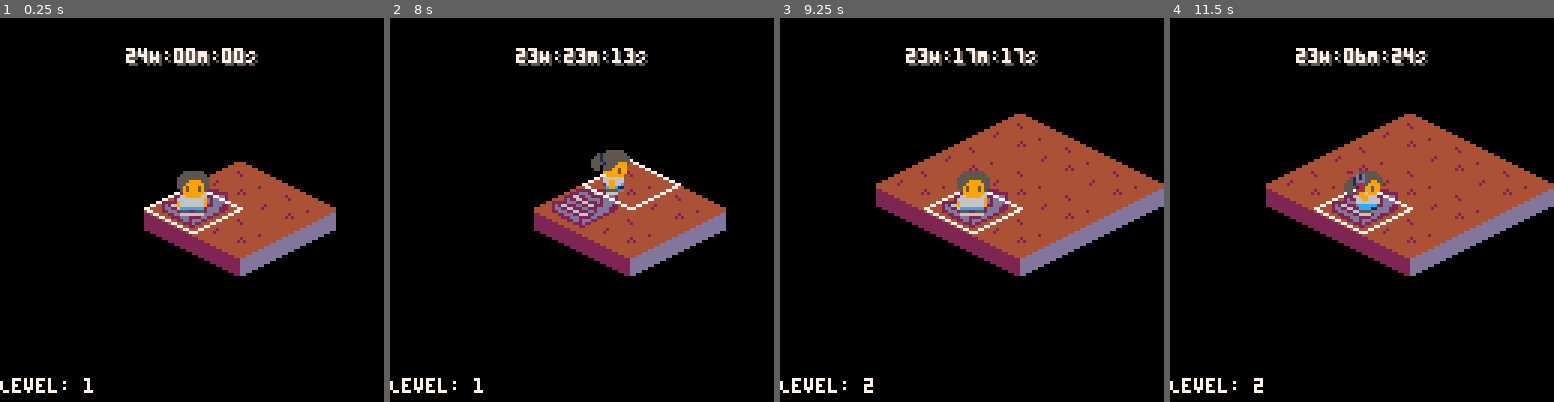
Above: before the commit, frames 1-4 (left to right).
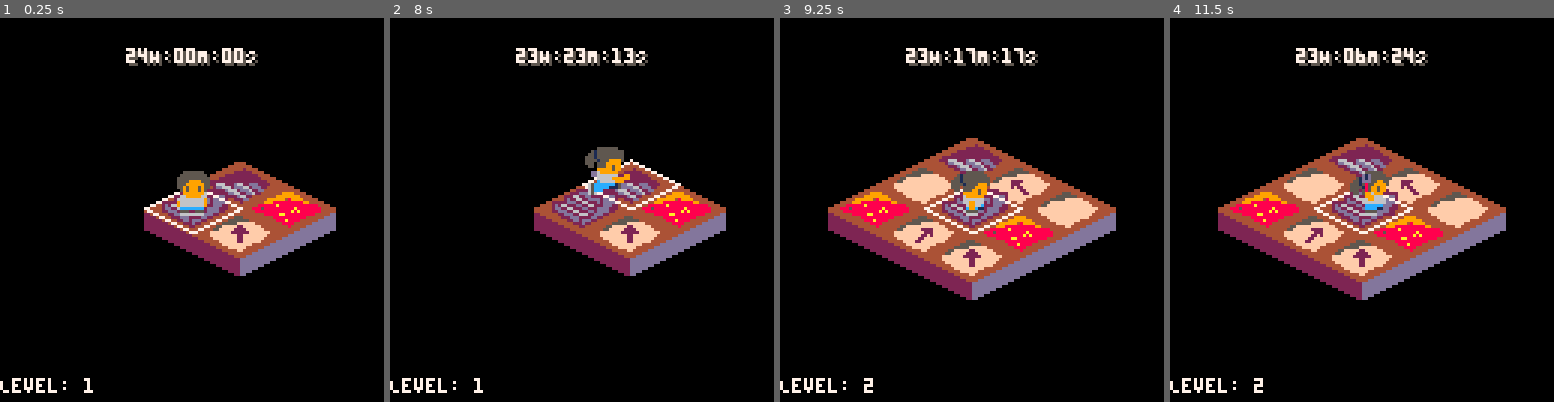
Above: after the commit, the same moments.

Repository: scottnm/collards.p8
Game: PICO-8 cartridge collards.p8
The game is run twice, just before and just after one commit, with the same random seed, the same clock (stepped at 60 frames per second) and the same inputs.
Inputs:
- Up to frame 1 (0.25 s): no input
- Up to frame 2 (8 s): tap X (X key) at 0.33, 1.07, 1.85, 2.97, 4.08, 5.2, 6.32, 7.43 s; tap O (Z key) at 0.7, 1.7, 2.1, 2.5, 2.9, 3.3, 3.7, 4.1, 4.5, 4.9, 5.3, 5.7, 6.1, 6.5, 6.9, 7.3, 7.7 s; hold Right 1.6-2.1 s; hold Up 2.15-2.42 s; hold Right 2.47-3.03 s; hold Left 3.08-3.58 s; hold Down 3.63-3.97 s; hold Right 4.02-4.68 s; hold Up 4.73-5.03 s; hold Left 5.08-5.68 s; hold Down 5.73-6.03 s; hold Right 6.08-6.58 s; hold Right 6.63-7.13 s; hold Up 7.18-7.45 s; hold Right from 7.5 s (still down)
- Up to frame 3 (9.25 s): release Right at 8.07 s; tap O (Z key) at 8.1, 8.5, 8.9 s; hold Left 8.12-8.62 s; tap X (X key) at 8.55 s; hold Down 8.67-9 s; hold Right from 9.05 s (still down)
- Up to frame 4 (11.5 s): tap O (Z key) every 0.4 s from 9.3 to 11.3 s; tap X (X key) at 9.67, 10.78 s; release Right at 9.72 s; hold Up 9.77-10.07 s; hold Left 10.12-10.72 s; hold Down 10.77-11.07 s; hold Right from 11.12 s (still down)

The runs differ from the first frame. In frame 1, 2.5% of the frame differs, in the area x 54-84%, y 39-61%; in frame 2, 3.1%; in frame 3, 17%; in frame 4, 17%, in the area x 12-100%, y 25-74%.

Commit message:
basic bomb tile generation

Diff:
--- a/main.lua
+++ b/main.lua
@@ -6,6 +6,7 @@
     Finish = 3,
     Trap = 4,
     Fall = 5,
+    BombItem = 6,
 }
 
 HintArrow = {
@@ -378,26 +379,85 @@
         -- the first level has map size 2
         -- the largest map is size MAX_TILE_LINE()
         local map_size_for_level = min((i + 1), MAX_TILE_LINE())
-        add(maps, generate_level(i, map_size_for_level))
+        add(maps, generate_empty_level(i, map_size_for_level))
+    end
+
+    -- generate the trap cells in each map
+    -- On each map, %30 of the tiles rounded down have traps
+    for map in all(maps) do
+        local trap_cell_cnt = flr(map.iso_width * map.iso_width * 0.30)
+        local trap_cells = select_random_empty_tiles({map}, trap_cell_cnt)
+        for trap_cell in all(trap_cells) do
+            map.isocells[trap_cell.idx].tile = make_tile(false, TileType.Trap)
+        end
+    end
+
+    -- generate the bomb item cells
+    -- There are a total of 10 bombs across the whole game
+    local bomb_cell_cnt = 10
+    local bomb_cells = select_random_empty_tiles(maps, bomb_cell_cnt)
+    for bomb_cell in all(bomb_cells) do
+        bomb_cell.map.isocells[bomb_cell.idx].tile = make_tile(false, TileType.BombItem)
+    end
+
+    -- Place the start and end tile on each map
+    for map in all(maps) do
+        -- set the start cell on this map.
+        map.player_start_iso_idx = select_random_empty_tile_idx_from_map(map)
+        map.isocells[map.player_start_iso_idx].tile = make_tile(true, TileType.Start)
+
+        -- set the finish cell on this map.
+        map.finish_cell_idx = select_random_empty_tile_idx_from_map(map)
+        map.isocells[map.finish_cell_idx].tile = make_tile(false, TileType.Finish)
+    end
+
+    -- Lastly, now that all interesting cells have been placed, fill in the remaining empty
+    -- cells with hint arrows
+    for map in all(maps) do
+        local iso_finish_cell_pos = map.isocells[map.finish_cell_idx].pos
+        for cell in all(map.isocells) do
+            if cell.tile.type == TileType.Empty then
+                local dir_vector = sub_vec2(iso_finish_cell_pos, cell.pos)
+                local unit_circle_ratio = atan2(dir_vector.x, -1 * dir_vector.y)
+                local angle_to_finish_point_deg = unit_circle_ratio * 360
+
+                local hint_arrow = nil
+                if     angle_to_finish_point_deg <  22.5 then
+                    hint_arrow = HintArrow.Right
+                elseif angle_to_finish_point_deg <  67.5 then
+                    hint_arrow = HintArrow.DownRight
+                elseif angle_to_finish_point_deg < 112.5 then
+                    hint_arrow = HintArrow.Down
+                elseif angle_to_finish_point_deg < 157.5 then
+                    hint_arrow = HintArrow.DownLeft
+                elseif angle_to_finish_point_deg < 202.5 then
+                    hint_arrow = HintArrow.Left
+                elseif angle_to_finish_point_deg < 247.5 then
+                    hint_arrow = HintArrow.UpLeft
+                elseif angle_to_finish_point_deg < 292.5 then
+                    hint_arrow = HintArrow.Up
+                elseif angle_to_finish_point_deg < 337.5 then
+                    hint_arrow = HintArrow.UpRight
+                else
+                    hint_arrow = HintArrow.Right
+                end
+
+                cell.tile.hint = hint_arrow
+            end
+        end
+    end
+
+    -- uncomment this to make all tiles visible at start
+    for map in all(maps) do
+        for cell in all(map.isocells) do
+            cell.tile.visible = true
+        end
     end
 
     return maps
 end
 
-function move_to_level(next_level)
-    -- update the current map
-    g_map = g_maps[next_level]
-
-    -- place the player on the center of the iso tile
-    g_player.pos = copy_pos(g_map.isocells[g_map.player_start_iso_idx].pos)
-    -- place the camera on top of the player
-    g_camera_player_offset = get_centered_camera_on_player(g_player)
-
-    -- reset the player's animation
-    update_anim(g_player, g_anims.IdleDown)
-end
-
-function generate_level(level_id, map_iso_width)
+function generate_empty_level(level_id, map_iso_width)
     -- generate a new map
     local next_map = {}
     next_map.level_id = level_id
@@ -446,54 +506,6 @@
 
             add(next_map.isocells, cell)
             idx += 1
-        end
-    end
-
-    -- generate the iso trap cells. Generate 30% of the map as trap cells
-    local trap_cell_cnt = flr(next_map.iso_width * next_map.iso_width * 0.30)
-    local trap_cells = select_random_empty_tiles({next_map}, trap_cell_cnt)
-    for selected_cells in all(trap_cells) do
-        next_map.isocells[selected_cells.idx].tile = make_tile(false, TileType.Trap)
-    end
-
-    -- generate the player start position on an isotile
-    next_map.player_start_iso_idx = select_random_empty_tile_idx_from_map(next_map)
-    next_map.isocells[next_map.player_start_iso_idx].tile = make_tile(true, TileType.Start)
-
-    -- place the iso finish
-    local iso_finish_cell_idx = select_random_empty_tile_idx_from_map(next_map)
-    next_map.isocells[iso_finish_cell_idx].tile = make_tile(false, TileType.Finish)
-
-    -- now that we've placed the finish cell, update all the empty cells with hints
-    local iso_finish_cell_pos = next_map.isocells[iso_finish_cell_idx].pos
-    for cell in all(next_map.isocells) do
-        if cell.tile.type == TileType.Empty then
-            local dir_vector = sub_vec2(iso_finish_cell_pos, cell.pos)
-            local unit_circle_ratio = atan2(dir_vector.x, -1 * dir_vector.y)
-            local angle_to_finish_point_deg = unit_circle_ratio * 360
-
-            local hint_arrow = nil
-            if     angle_to_finish_point_deg <  22.5 then
-                hint_arrow = HintArrow.Right
-            elseif angle_to_finish_point_deg <  67.5 then
-                hint_arrow = HintArrow.DownRight
-            elseif angle_to_finish_point_deg < 112.5 then
-                hint_arrow = HintArrow.Down
-            elseif angle_to_finish_point_deg < 157.5 then
-                hint_arrow = HintArrow.DownLeft
-            elseif angle_to_finish_point_deg < 202.5 then
-                hint_arrow = HintArrow.Left
-            elseif angle_to_finish_point_deg < 247.5 then
-                hint_arrow = HintArrow.UpLeft
-            elseif angle_to_finish_point_deg < 292.5 then
-                hint_arrow = HintArrow.Up
-            elseif angle_to_finish_point_deg < 337.5 then
-                hint_arrow = HintArrow.UpRight
-            else
-                hint_arrow = HintArrow.Right
-            end
-
-            cell.tile.hint = hint_arrow
         end
     end
 
@@ -546,13 +558,29 @@
         elseif tile.type == TileType.Trap then
             return 76
         elseif tile.type == TileType.Fall then
+            --- return nil so we don't draw any sprites
             return nil
+        elseif tile.type == TileType.BombItem then
+            return 160
         else
             return nil
         end
     else
         return 96
     end
+end
+
+function move_to_level(next_level)
+    -- update the current map
+    g_map = g_maps[next_level]
+
+    -- place the player on the center of the iso tile
+    g_player.pos = copy_pos(g_map.isocells[g_map.player_start_iso_idx].pos)
+    -- place the camera on top of the player
+    g_camera_player_offset = get_centered_camera_on_player(g_player)
+
+    -- reset the player's animation
+    update_anim(g_player, g_anims.IdleDown)
 end
 
 function move_player(input)
